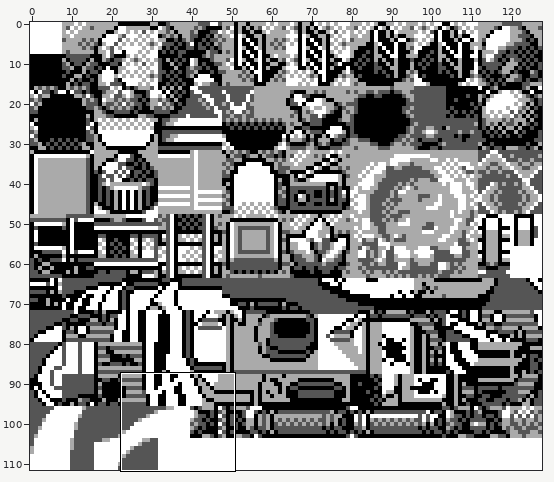
Sprite sheet -- gfx/tilesets/cave.png. Above, an overview of the earlier version with the close-up marked.
Close-up. Before the edit:
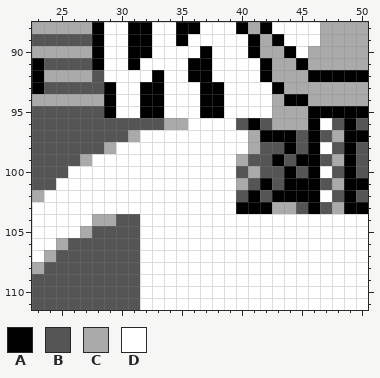
The file is 128x112 pixels. Shown: x 23..50, y 88..111.
Palette (. is transparent): A #000000  B #555555  C #aaaaaa  D #ffffff
Pixels before, first column x 23:
 88 CCCCCADDAADDAADDDACADDDDCCCC
 89 BBBBBADDAADDADDDDDACADDDCCCC
 90 CCCCCADDAADDDDADDDACCADCCCCC
 91 ABBBBADDADDDDAADDDDACCACCCCC
 92 ACCCCBDDDDADDAADDDDACCCAAAAA
 93 ABBBBBADDAADDDAADDDDACCCCCCC
 94 CCCCCCADDAADDDAADDDDCAACCCCC
 95 BBBBBBADDAADDDAADDDDCCCAAAAA
 96 BBBBBBBBBBBCCDDDDBABCCCADBAB
 97 BBBBBBBBCDDDDDDDDDCAAABABCAA
 98 BBBBBBCDDDDDDDDDDDCBBABADBAB
 99 BBBBCDDDDDDDDDDDDCBBABAABCAB
100 BBBDDDDDDDDDDDDDDBCBBABADBAB
101 BBDDDDDDDDDDDDDDDCBABAAABCAA
102 CDDDDDDDDDDDDDDDDBABAAAADBAB
103 DDDDDDDDDDDDDDDDDAAACCBABCAA
104 DDDDDCCBBDDDDDDDDDDDDDDDDDDD
105 DDDDCBBBBDDDDDDDDDDDDDDDDDDD
106 DDCBBBBBBDDDDDDDDDDDDDDDDDDD
107 DCBBBBBBBDDDDDDDDDDDDDDDDDDD
108 CBBBBBBBBDDDDDDDDDDDDDDDDDDD
109 BBBBBBBBBDDDDDDDDDDDDDDDDDDD
110 BBBBBBBBBDDDDDDDDDDDDDDDDDDD
111 BBBBBBBBBDDDDDDDDDDDDDDDDDDD
Now the later version:
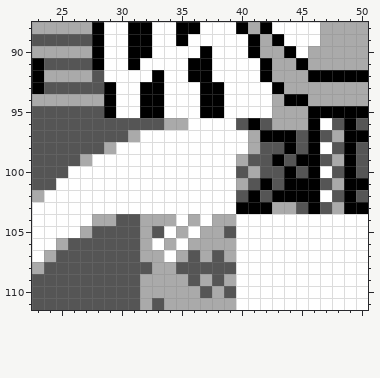
The edit:
{"y":104,"x":32,"old":"DDD","new":"CCC"}
{"y":104,"x":36,"old":"D","new":"C"}
{"y":104,"x":38,"old":"DD","new":"CC"}
{"y":105,"x":32,"old":"DD","new":"CB"}
{"y":105,"x":35,"old":"D","new":"C"}
{"y":105,"x":37,"old":"DDD","new":"CCB"}
{"y":106,"x":32,"old":"D","new":"C"}
{"y":106,"x":34,"old":"D","new":"C"}
{"y":106,"x":36,"old":"DDDD","new":"CCCC"}
{"y":107,"x":32,"old":"DD","new":"CC"}
{"y":107,"x":35,"old":"DDDDD","new":"CBCBC"}
{"y":108,"x":32,"old":"DDDDDDDD","new":"BCCBBBBB"}
{"y":109,"x":32,"old":"DDDDDDDD","new":"CCCCBCBC"}
{"y":110,"x":32,"old":"DDDDDDDD","new":"CCCCCBCB"}
{"y":111,"x":32,"old":"DDDDDDDD","new":"CBCCCCCC"}
